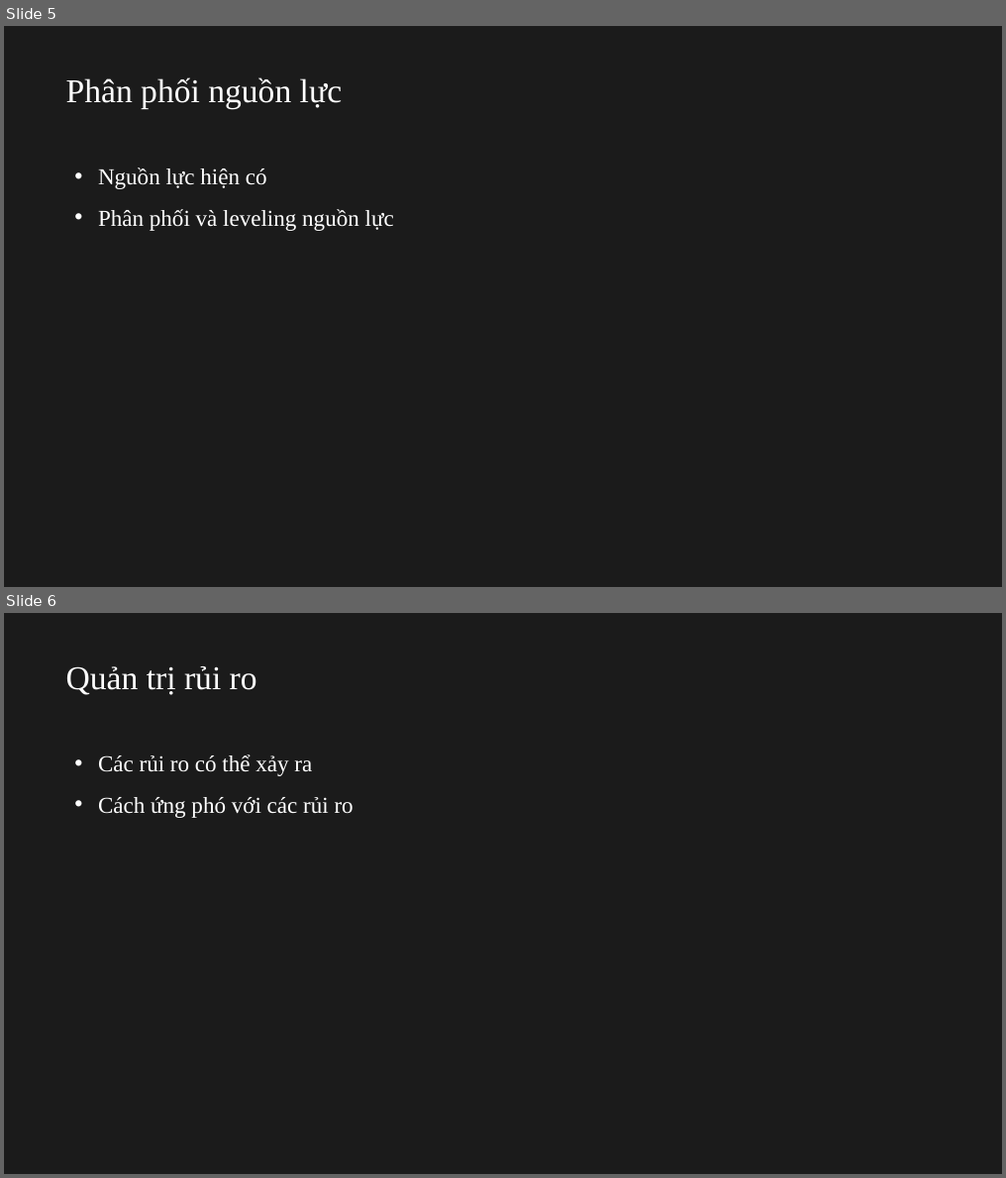
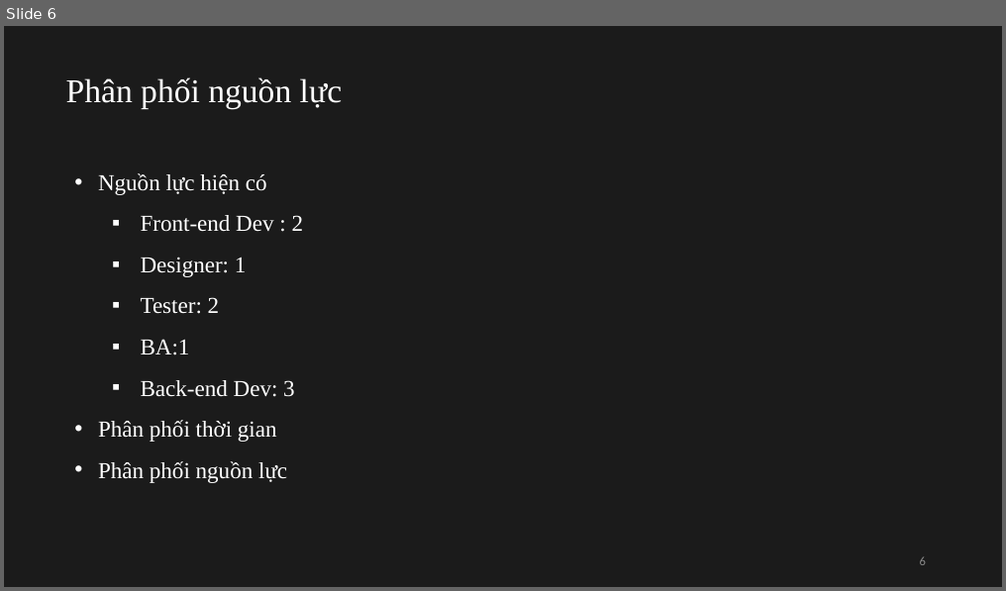
Before and after one commit to CapSuro/ProjectManagement, a slide deck: ProjectManagement.pptx. Shown one above the other, each under a label of ours: slides 5 and 6 before the commit, slide 6 after it. The pictures are 1006x1178 and 1006x591 pixels, drawn with LibreOffice and Linux fonts; fonts in the diff are those of the drawing. Boxes give left, top, right and bottom in pixels: in the first picture for what was removed or moved away, otherwise in the second. Text is boxed around its words. In the diff, an @@ line names an element or a change of style, - is before the commit and + after.

```diff
--- a/ProjectManagement.pptx
+++ b/ProjectManagement.pptx
@@ slide 6 removed at [4,613,1002,1174], background #1B1B1B @@
@@ title removed at [66,666,257,695] @@
-Quản trị rủi ro
@@ text removed at [98,755,353,818] @@
-• Các rủi ro có thể xảy ra
-• Cách ứng phó với các rủi ro
@@ what was slide 5 is now slide 6 @@
@@ slide 6 changed as well @@
@@ text at [98,215,304,483]: text changed @@
-• Phân phối và leveling nguồn lực
+  ▪ Front-end Dev : 2
+  ▪ Designer: 1
+  ▪ Tester: 2
+  ▪ BA:1
+  ▪ Back-end Dev: 3
+• Phân phối thời gian
+• Phân phối nguồn lực
@@ page number added at [920,557,926,566], 12 pt, text #8C8C8C @@
+6
```
Also in this commit, not shown: 4 other slides changed, 9 slides added, 4 other files.
